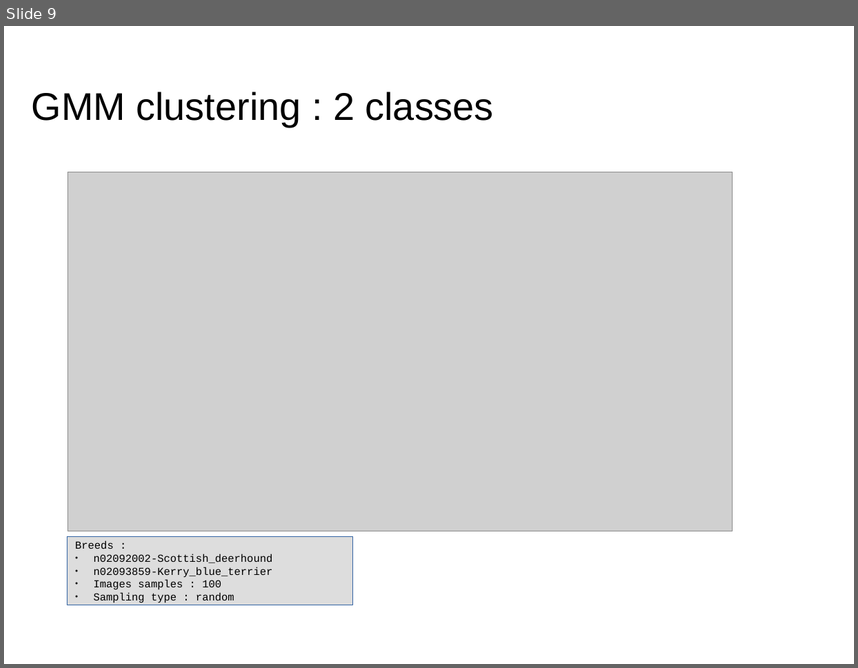
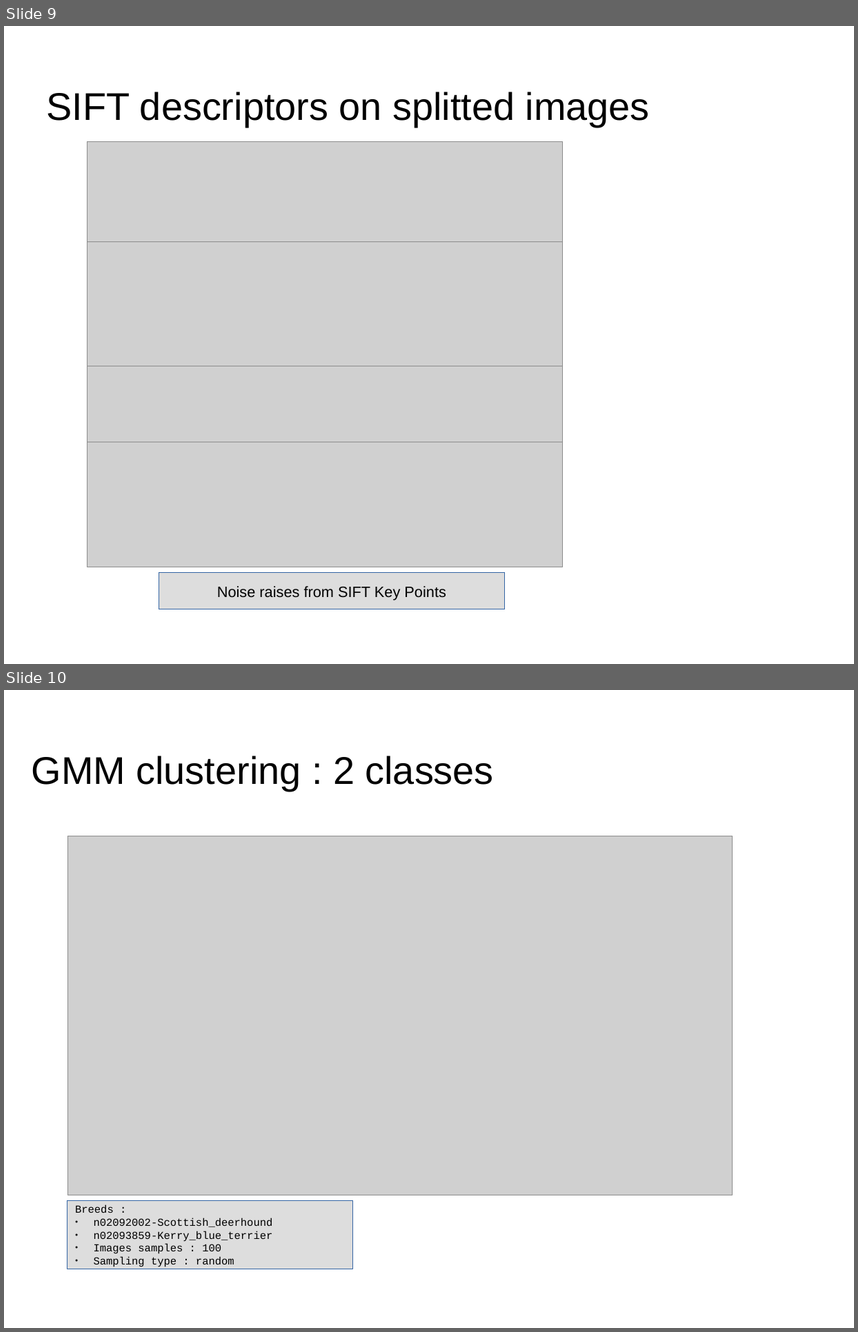
Before and after one commit to dataforcast/OC_Datascientist, a slide deck: P7/report/Openclassrooms_ParcoursDatascientist_P7-V1.odp. Shown one above the other, each under a label of ours: slide 9 before the commit, slides 9 and 10 after it. The pictures are 858x668 and 858x1332 pixels, drawn with LibreOffice and Linux fonts; fonts in the diff are those of the drawing; grey boxes stand for pictures; background and template pictures are left out. Boxes give left, top, right and bottom in pixels: in the first picture for what was removed or moved away, otherwise in the second. Text is boxed around its words. In the diff, an @@ line names an element or a change of style, - is before the commit and + after.

```diff
--- a/P7/report/Openclassrooms_ParcoursDatascientist_P7-V1.odp
+++ b/P7/report/Openclassrooms_ParcoursDatascientist_P7-V1.odp
@@ slide 9 added at (x1=4, y1=26, x2=854, y2=664), background picture (left out) @@
@@ title added at (x1=47, y1=92, x2=650, y2=127), 36 pt, text #000000 @@
+SIFT descriptors on splitted images
@@ picture added at (x1=87, y1=142, x2=564, y2=266) @@
@@ picture added at (x1=87, y1=242, x2=564, y2=366) @@
@@ picture added at (x1=87, y1=341, x2=564, y2=466) @@
@@ picture added at (x1=87, y1=442, x2=564, y2=566) @@
@@ rectangle added at (x1=159, y1=573, x2=506, y2=609), fill #DDDDDD, outline #3465A4 0 pt, 14 pt, text #000000 @@
+Noise raises from SIFT Key Points
@@ what was slide 9 is now slide 10 @@
```
Also in this commit, not shown: 1 slide changed, 6 other slides added, 2 slides removed, 4 other files.
